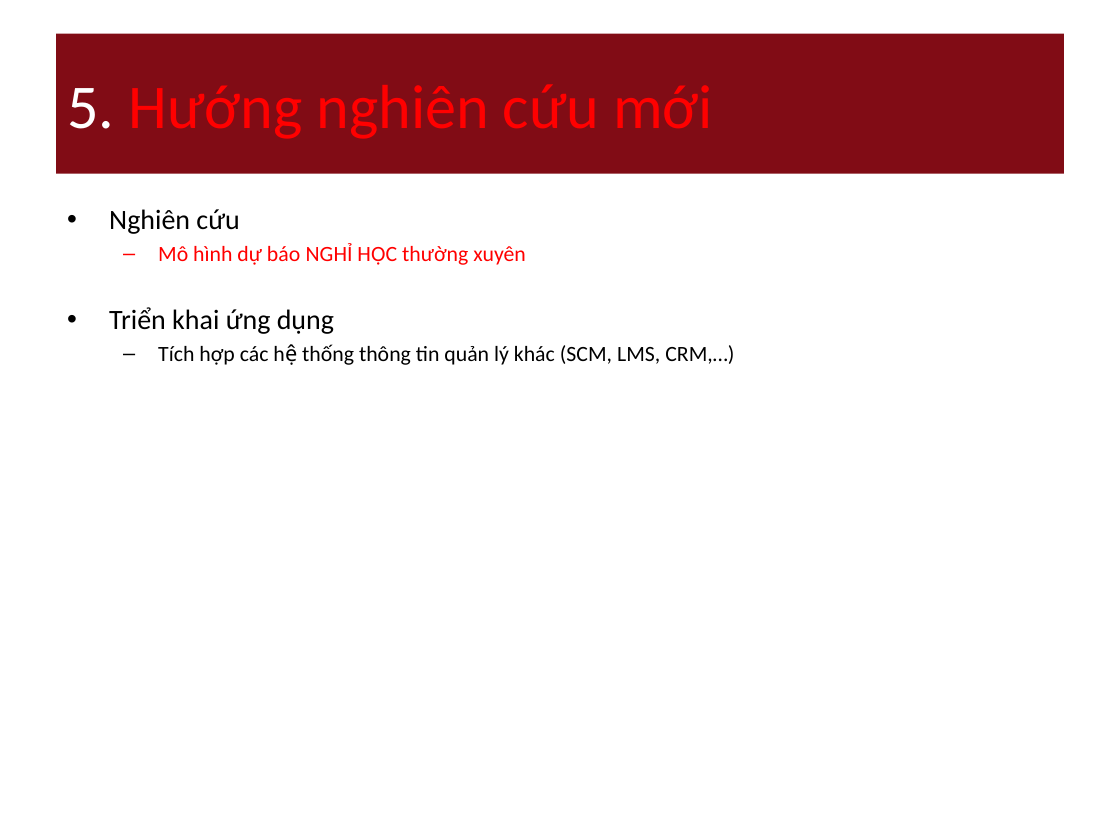
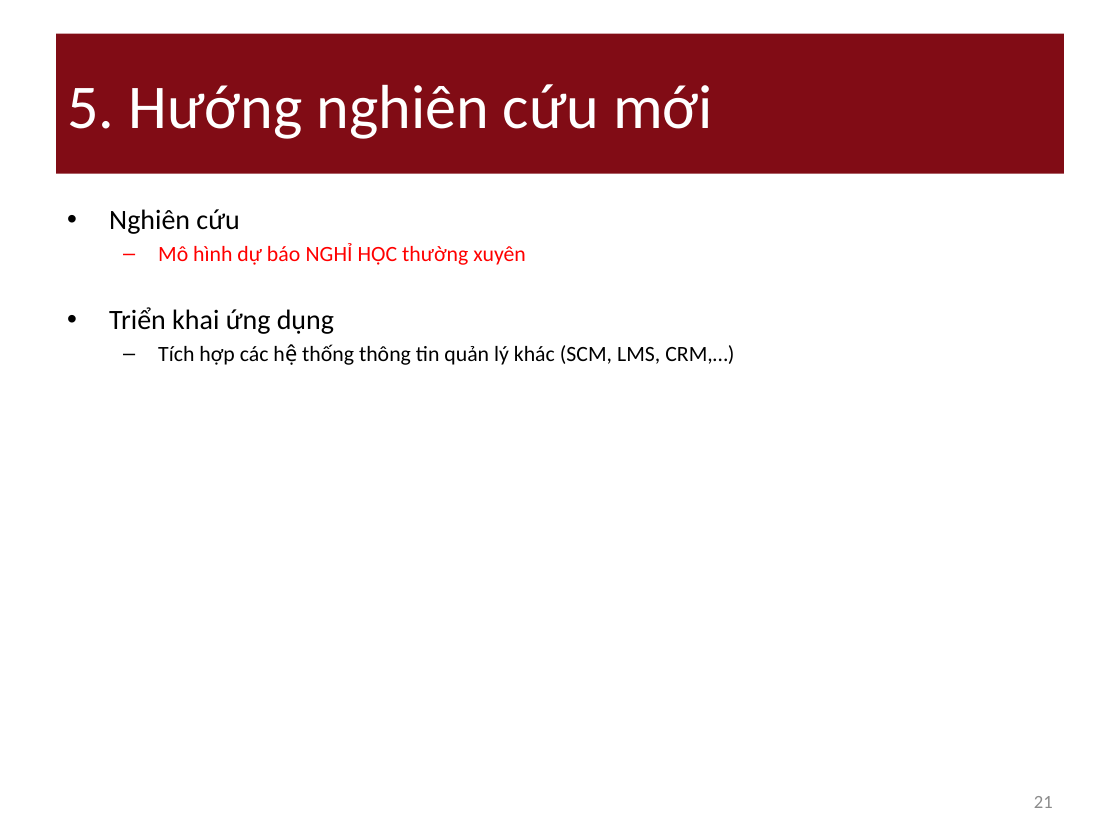
Before and after one commit to nguyendanhtu/drop-out, a slide deck: slide 21 of 01. Document/DropOut_Project_Report v_3.12.2011.pptx (slide 19 before the commit). Drawn at 1120x840 pixels with LibreOffice and Linux fonts; fonts in the diff are those of the drawing. Boxes give left, top, right and bottom in pixels: in the first picture for what was removed or moved away, otherwise in the second. Text is boxed around its words. In the diff, an @@ line names an element or a change of style, - is before the commit and + after.

```diff
--- a/01. Document/DropOut_Project_Report v_3.12.2011.pptx
+++ b/01. Document/DropOut_Project_Report v_3.12.2011.pptx
@@ title "5. Hướng nghiên cứu mới" at (56, 34, 1064, 174): text colour #FF0000 to #FFFFFF @@
@@ page number added at (1034, 796, 1053, 808), 12 pt, text #8C8C8C @@
+21
```
Also in this commit, not shown: 18 other slides changed, 2 slides added, 1 other file.
